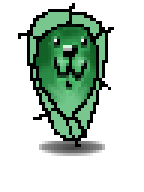
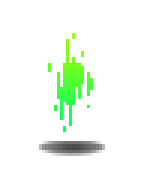
Two versions of the same layered image (w=144, h=192). Layer-by-layer changes:
added group "Gruppe 2" with 4 layers above "Gruppe 1" over (36, 15, 111, 147)
added layer "Ebene 8" in group "Gruppe 2" over (48, 33, 93, 132)
hid group "Gruppe 1" (4 layers) over (18, 3, 114, 147)
